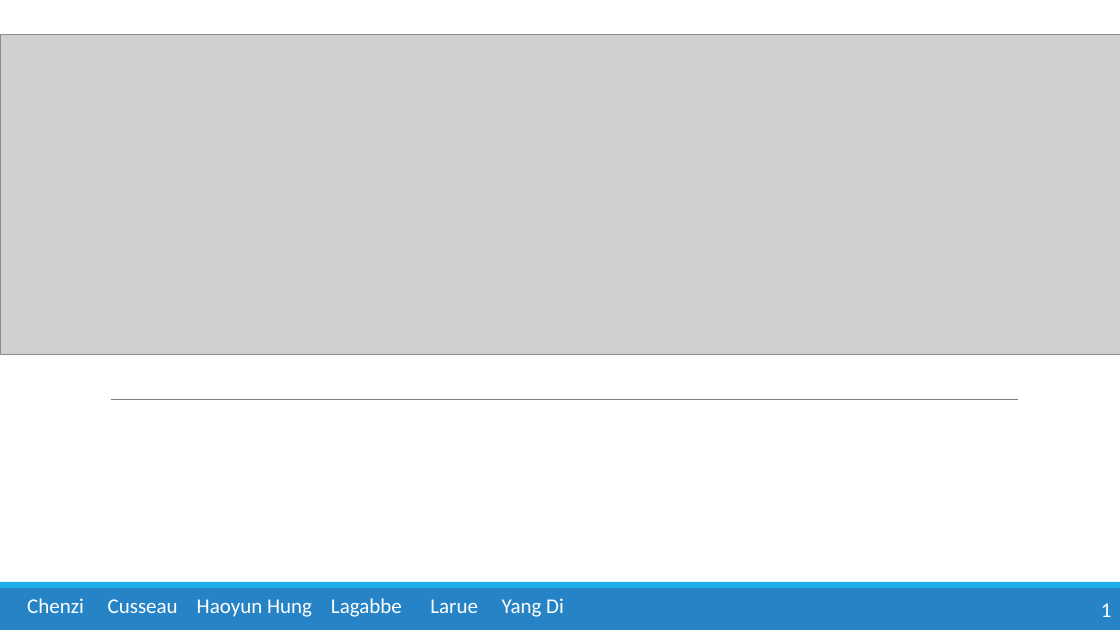
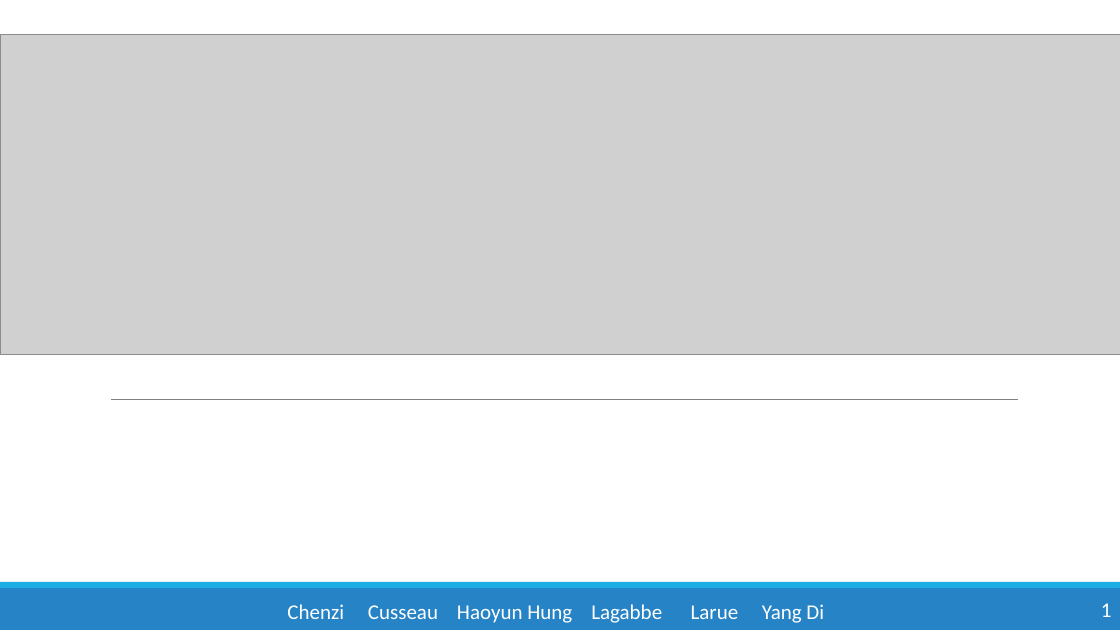
Before and after one commit to Jacquelinehhy/Group-1-, a slide deck: slide 1 of soutenance.pptx. Drawn at 1120x630 pixels with LibreOffice and Linux fonts; fonts in the diff are those of the drawing; grey boxes stand for pictures. Boxes give left, top, right and bottom in pixels: in the first picture for what was removed or moved away, otherwise in the second. Text is boxed around its words. In the diff, an @@ line names an element or a change of style, - is before the commit and + after.

```diff
--- a/soutenance.pptx
+++ b/soutenance.pptx
@@ text "Chenzi Cusseau Haoyun Hung Lagabbe ...": place and size @@
-text "Chenzi Cusseau Haoyun Hung Lagabbe ..." at [27,598,564,617]
+text "Chenzi Cusseau Haoyun Hung Lagabbe ..." at [287,604,824,623]
```
Also in this commit, not shown: 3 other slides changed, 1 slide added.
